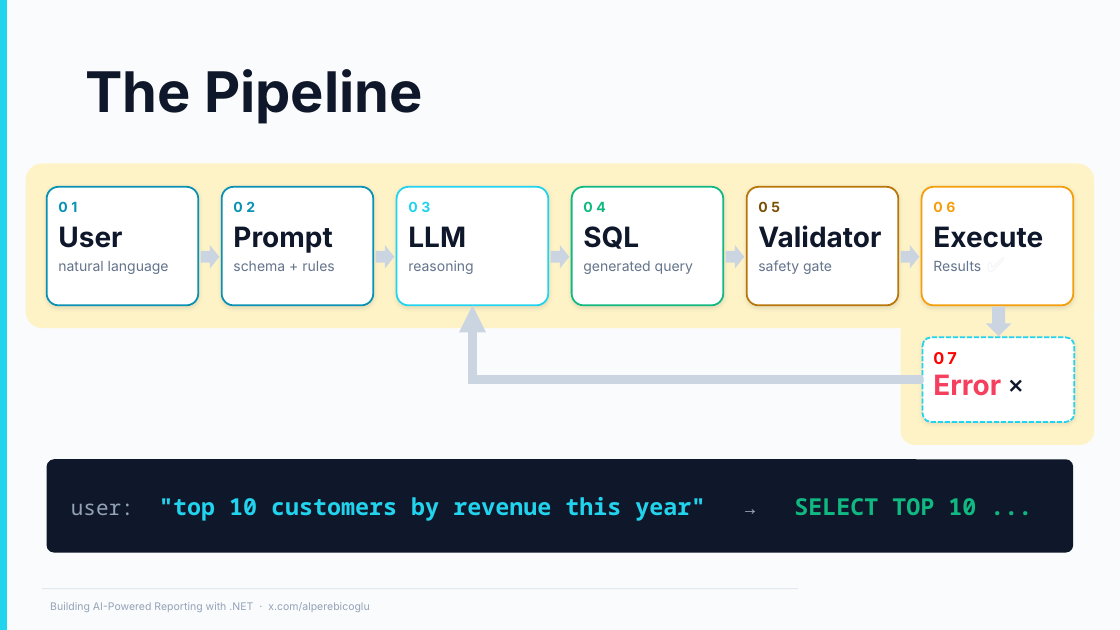
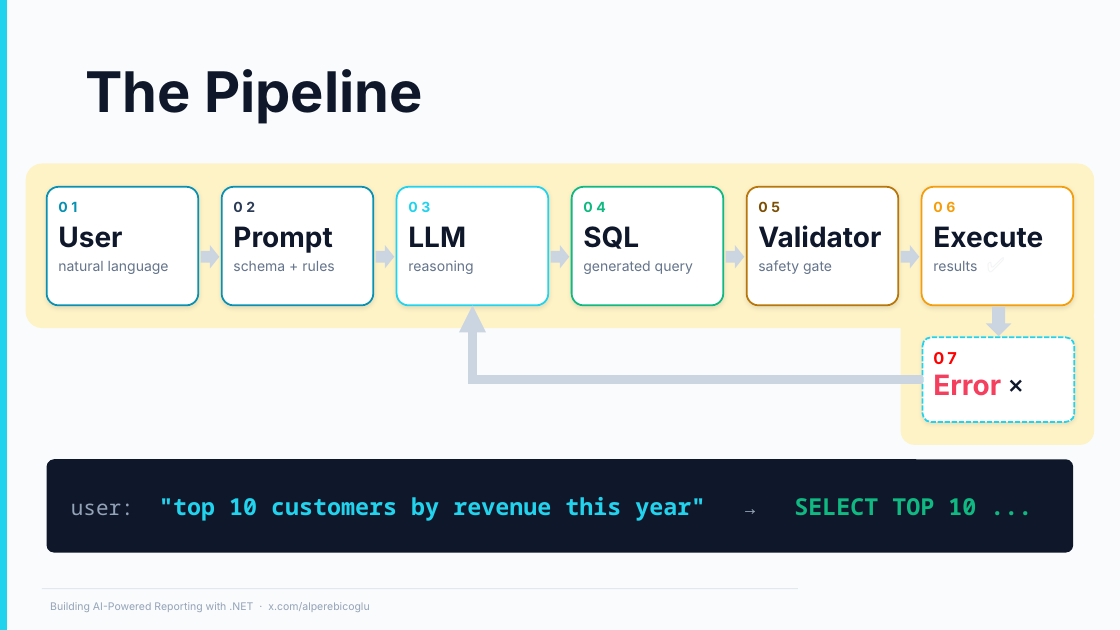
Before and after one commit to ebicoglu/chat-with-your-data-conference, a slide deck: slide 7 of Presentation.pptx. Drawn at 1120x630 pixels with LibreOffice and Linux fonts; fonts in the diff are those of the drawing; background and template pictures are left out. Boxes give left, top, right and bottom in pixels: in the first picture for what was removed or moved away, otherwise in the second. Text is boxed around its words. In the diff, an @@ line names an element or a change of style, - is before the commit and + after.

```diff
--- a/Presentation.pptx
+++ b/Presentation.pptx
@@ text in rounded rectangle at (233, 201, 255, 212): text colour #0891B2 to #2C3C57 in "02" @@
@@ text in rounded rectangle at (933, 261, 977, 271): text changed @@
-Results
+results
```
Also in this commit, not shown: 4 other slides changed, 1 slide added.
